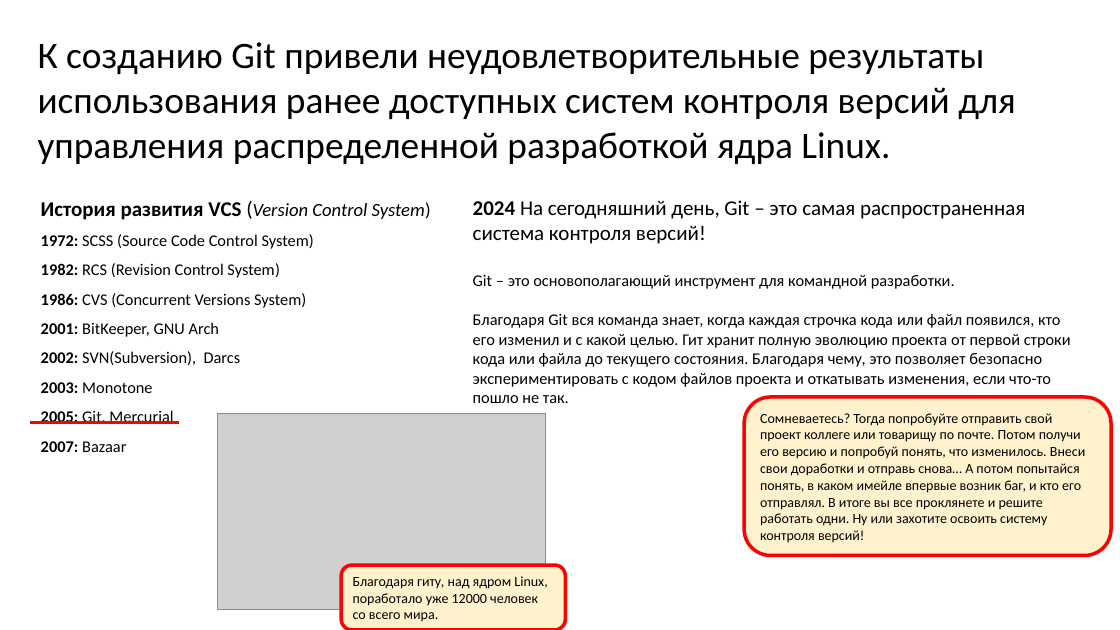
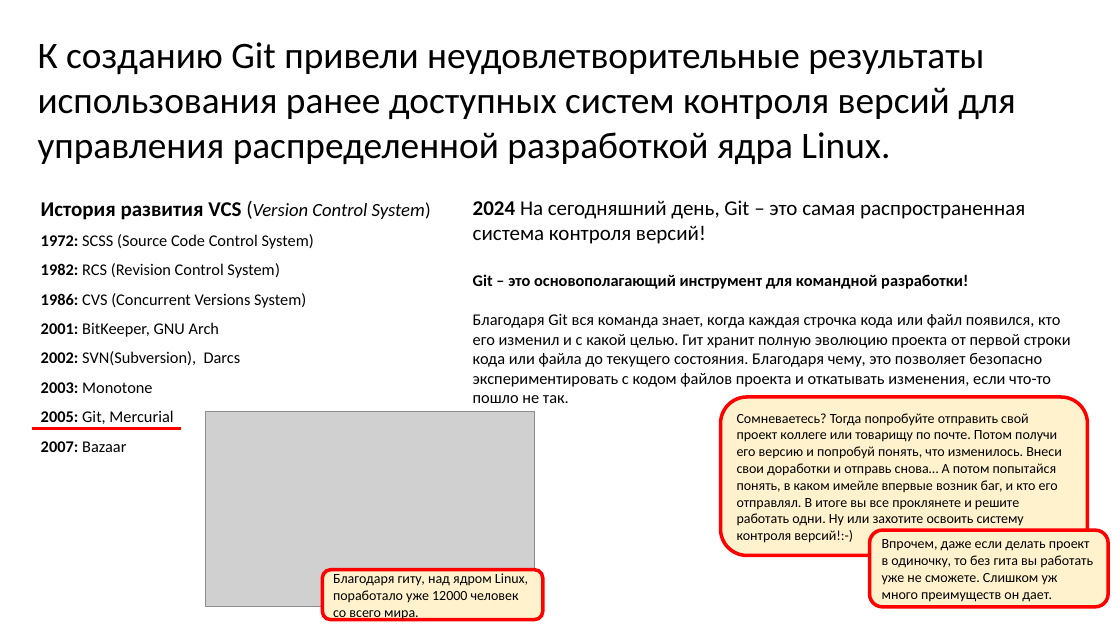
Before and after one commit to yaroslav-pukazov/Git-in-CAD, a slide deck: slide 3 of Презентация Microsoft PowerPoint.pptx. Drawn at 1120x630 pixels with LibreOffice and Linux fonts; fonts in the diff are those of the drawing; grey boxes stand for pictures. Boxes give left, top, right and bottom in pixels: in the first picture for what was removed or moved away, otherwise in the second. Text is boxed around its words. In the diff, an @@ line names an element or a change of style, - is before the commit and + after.

```diff
--- a/Презентация Microsoft PowerPoint.pptx
+++ b/Презентация Microsoft PowerPoint.pptx
@@ text at bbox=[473, 274, 968, 289]: text changed; bold on @@
-Git – это основополагающий инструмент для командной разработки.
+Git – это основополагающий инструмент для командной разработки!
@@ picture: place and size @@
-picture at bbox=[217, 413, 546, 609]
+picture at bbox=[205, 411, 534, 607]
@@ rounded rectangle "Сомневаетесь? Тогда попробуйте отправить свой ...": place and size @@
-rounded rectangle "Сомневаетесь? Тогда попробуйте отправить свой ..." at bbox=[744, 397, 1112, 556]
+rounded rectangle "Сомневаетесь? Тогда попробуйте отправить свой ..." at bbox=[721, 397, 1088, 556]
@@ text in rounded rectangle at bbox=[737, 413, 1062, 543]: text changed @@
-Сомневаетесь? Тогда попробуйте отправить свой проект коллеге или товарищу по почте. Потом получи его версию и попробуй понять, что изменилось. Внеси свои доработки и отправь снова… А потом попытайся понять, в каком имейле впервые возник баг, и кто его отправлял. В итоге вы все проклянете и решите работать одни. Ну или захотите освоить систему контроля версий!
+Сомневаетесь? Тогда попробуйте отправить свой проект коллеге или товарищу по почте. Потом получи его версию и попробуй понять, что изменилось. Внеси свои доработки и отправь снова… А потом попытайся понять, в каком имейле впервые возник баг, и кто его отправлял. В итоге вы все проклянете и решите работать одни. Ну или захотите освоить систему контроля версий!:-)
@@ line moved from (30, 423) - (179, 423) to (33, 429) - (181, 429) @@
@@ rounded rectangle added at bbox=[870, 530, 1108, 607], fill #FFF2CC, outline #FF0000 3 pt, 12 pt, text #000000 @@
+Впрочем, даже если делать проект в одиночку, то без гита вы работать уже не сможете. Слишком уж много преимуществ он дает.
@@ rounded rectangle "Благодаря гиту, над ядром Linux, ...": place and size @@
-rounded rectangle "Благодаря гиту, над ядром Linux, ..." at bbox=[341, 565, 565, 630]
+rounded rectangle "Благодаря гиту, над ядром Linux, ..." at bbox=[323, 570, 543, 620]
```
Also in this commit, not shown: 2 other slides changed, 4 slides added, 3 slides removed.
